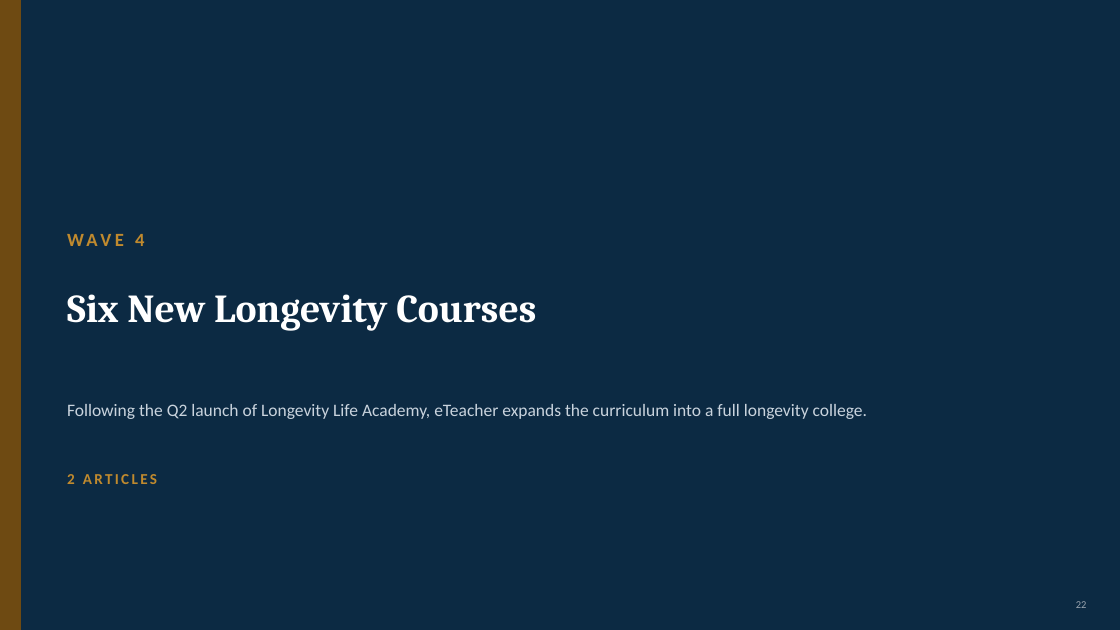
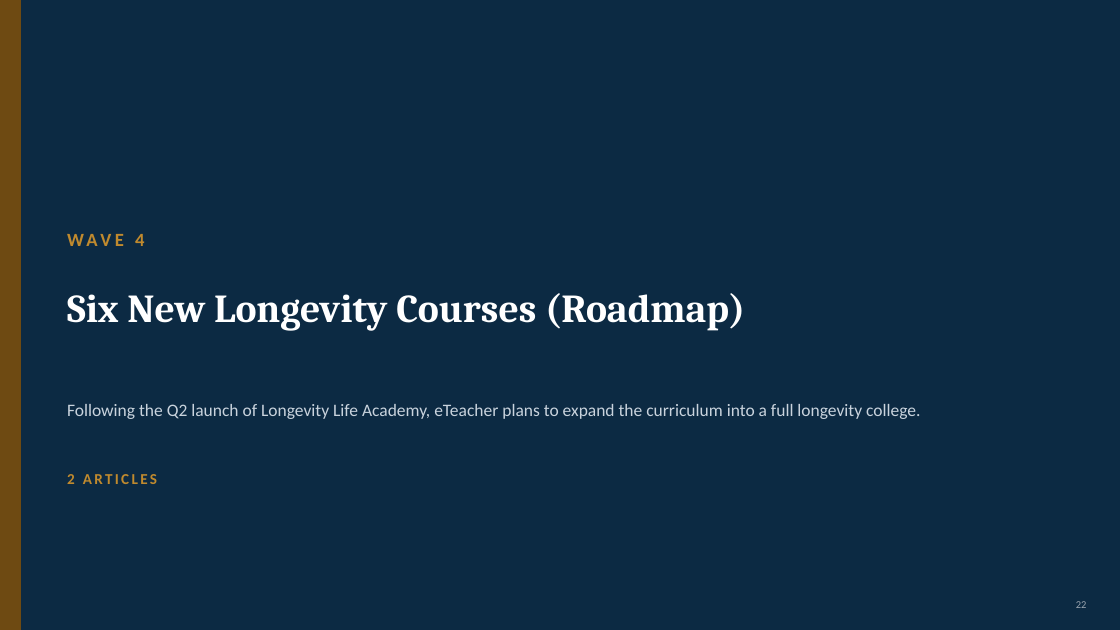
Before and after one commit to gitteromri-ux/eteacher-longevity-pr-campaign, a slide deck: slide 22 of eTeacher_Longevity_PR_Campaign.pptx. Drawn at 1120x630 pixels with LibreOffice and Linux fonts; fonts in the diff are those of the drawing. Boxes give left, top, right and bottom in pixels: in the first picture for what was removed or moved away, otherwise in the second. Text is boxed around its words. In the diff, an @@ line names an element or a change of style, - is before the commit and + after.

Commit message:
Polish: center short quote cards, refine next-steps wording

```diff
--- a/eTeacher_Longevity_PR_Campaign.pptx
+++ b/eTeacher_Longevity_PR_Campaign.pptx
@@ text at (67, 293, 745, 331): text changed @@
-Six New Longevity Courses
+Six New Longevity Courses (Roadmap)
@@ text at (67, 404, 920, 419): text changed @@
-Following the Q2 launch of Longevity Life Academy, eTeacher expands the curriculum into a full longevity college.
+Following the Q2 launch of Longevity Life Academy, eTeacher plans to expand the curriculum into a full longevity college.
```
Also in this commit, not shown: 18 other slides changed, 3 slides added, 3 slides removed.
